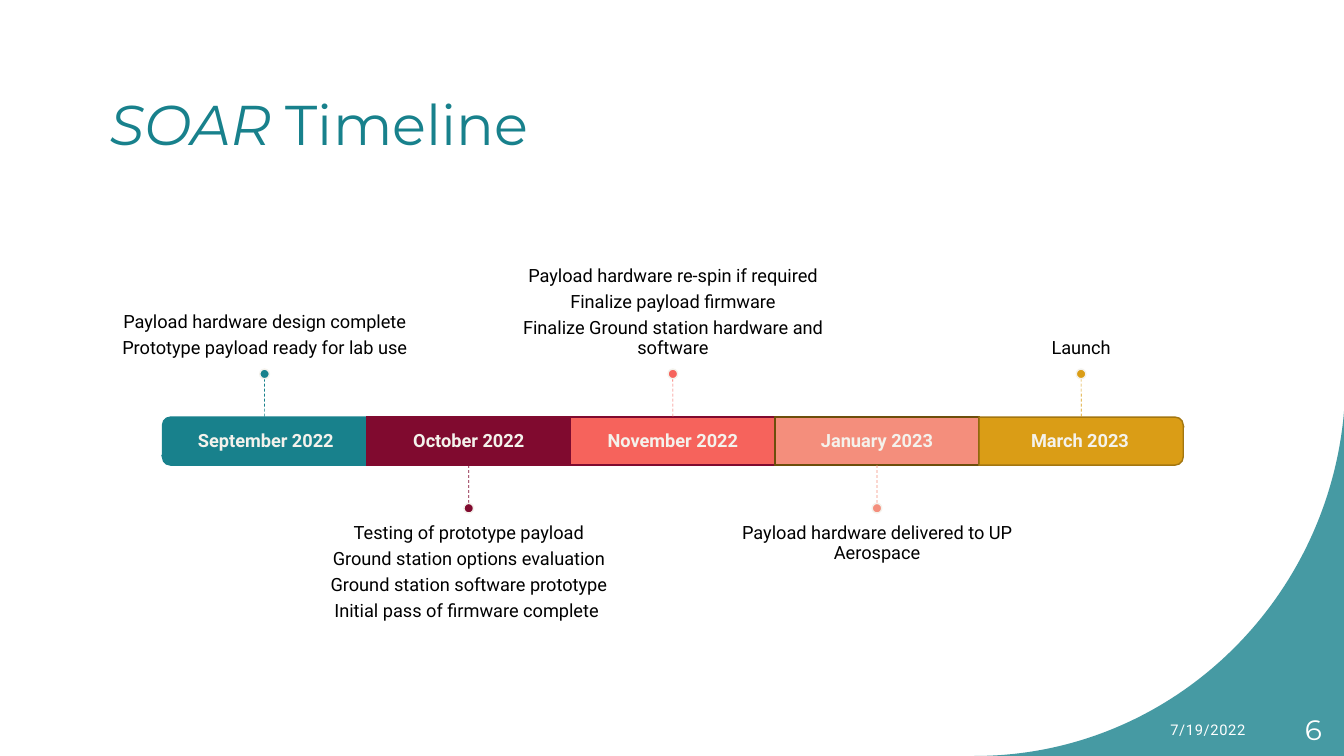
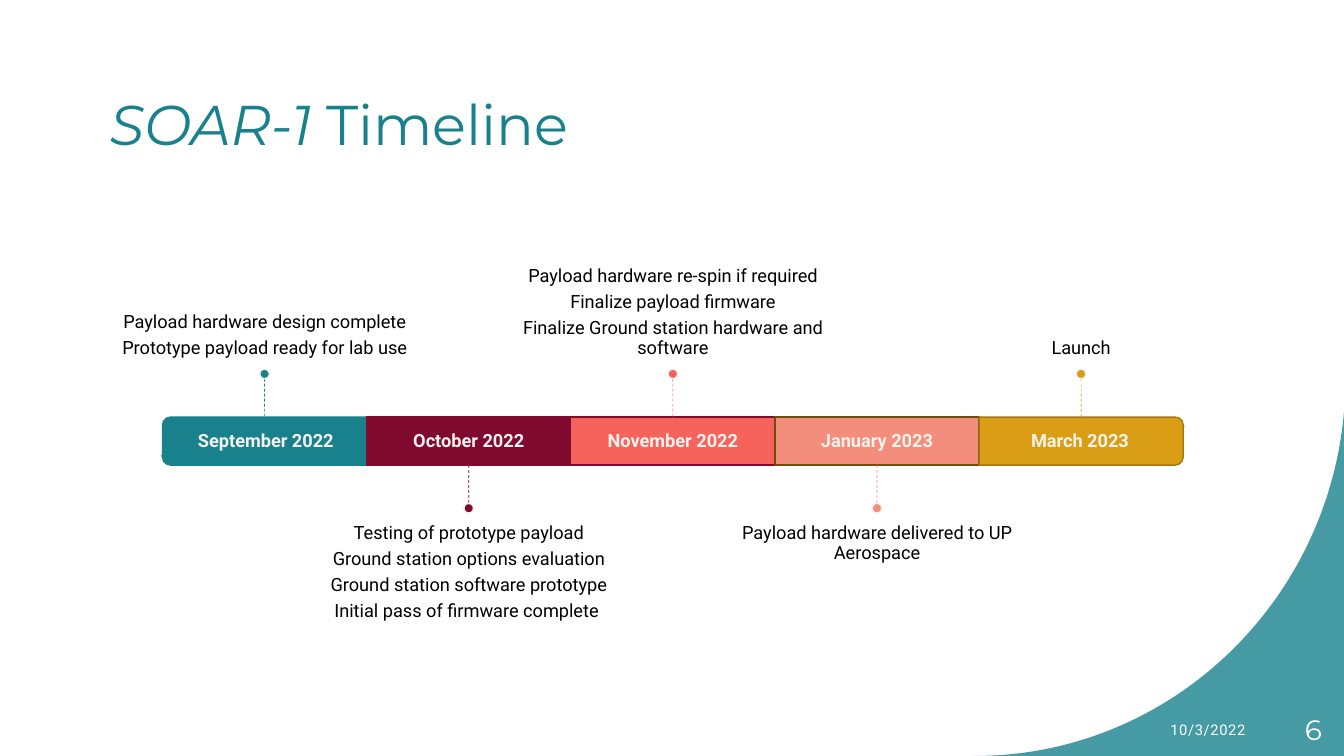
Before and after one commit to robojay/SOAR, a slide deck: slide 6 of Documentation/SOAR_Overview.pptx. Drawn at 1344x756 pixels with LibreOffice and Linux fonts; fonts in the diff are those of the drawing. Boxes give left, top, right and bottom in pixels: in the first picture for what was removed or moved away, otherwise in the second. Text is boxed around its words. In the diff, an @@ line names an element or a change of style, - is before the commit and + after.

Commit message:
Narrowed down modulation modes, included power and antenna info, relabled mission pages to SOAR-1

```diff
--- a/Documentation/SOAR_Overview.pptx
+++ b/Documentation/SOAR_Overview.pptx
@@ title at [110,103,568,146]: text changed @@
-SOAR Timeline
+SOAR-1 Timeline
@@ text at [1170,724,1245,736]: text changed @@
-7/19/2022
+10/3/2022
```
Also in this commit, not shown: 6 other slides changed, 1 other file.
